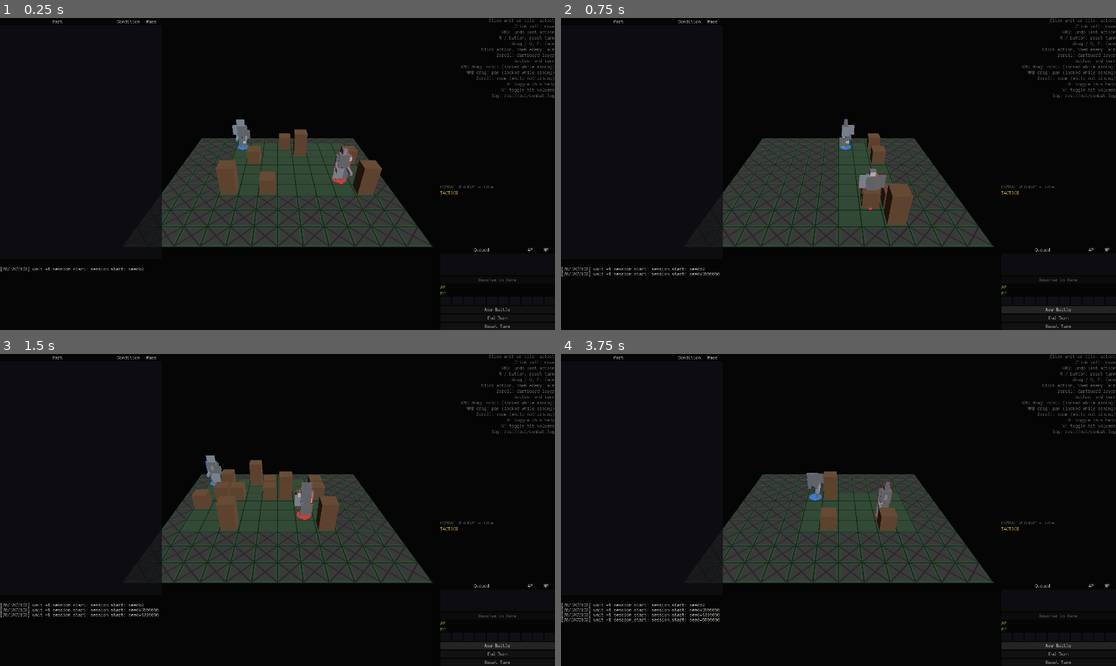
Above: before the commit, frames 1-4 (two rows, left to right).
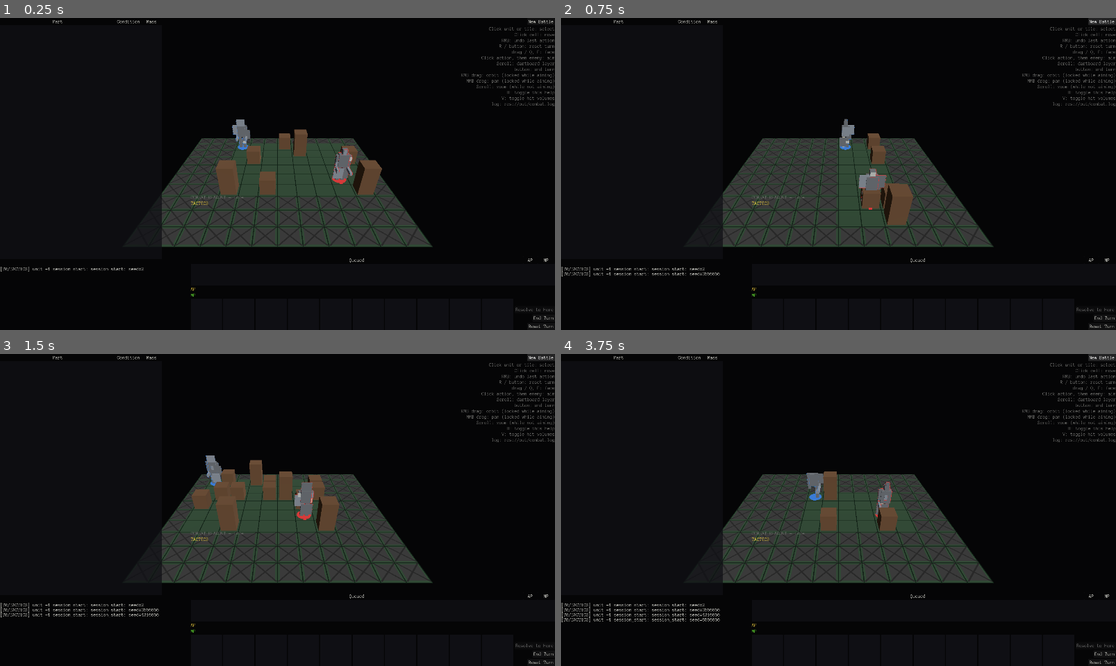
Above: after the commit, the same moments.

Repository: NotUserFriendly/HulkBreakers
Game: Godot game, scene res://src/view/battle_scene.tscn
Same seed, same stepped clock (60 frames per second), same inputs: the game is played once before the commit and once after it.
Inputs:
- Up to frame 1 (0.25 s): no input
- Up to frame 2 (0.75 s): click "New Battle" at 0.5 s
- Up to frame 3 (1.5 s): click "New Battle" at 1.25 s
- Up to frame 4 (3.75 s): click "End Turn" at 2 s; click "End Turn" at 2.75 s; click "New Battle" at 3.5 s

The runs differ from the first frame. In frame 1, 1.3% of the frame differs, in the area x 34-100%, y 0-100%; in frame 2, 1.5%; in frame 3, 1.5%; in frame 4, 1.5%.

Commit message:
Taskblock 08 Pass E: action bar and turn-control layout
Layout only (E4) — no change to what any button or slot does.

- E1: action bar on the LEFT, turn-control stack (Resolve to Here / End
  Turn / Reset Turn) to its RIGHT — one HBoxContainer (action_and_turn_row)
  replacing the single vertical stack they used to share. ActionBar.
  BOX_SIZE is now 108x108 (3x the old 36-tall box, square). AP/MP pip rows
  sit directly above the action row, both inside the one left column
  (action_column).
- E2: the turn buttons no longer stretch to match the wide queue tree/
  readout labels above them — SIZE_SHRINK_END sizes each to its own text.
- E3: New Battle is a debug tool, not a turn control — moved out of the
  turn stack into a new top-right column, above the H-help legend
  (ControlBindings' own "Click action, then enemy: aim" / "locked while
  aiming" rows updated to match Pass A/B3 while touching that file).

action_column/turn_controls_column/new_battle_button exposed on
BattleScene so the layout invariants (New Battle absent from the turn
column, the action row is action_column's last child, buttons sized to
text) are headless-testable rather than only checkable by screenshot.

Diff:
--- a/src/view/action_bar.gd
+++ b/src/view/action_bar.gd
@@ -17,7 +17,10 @@
 ## `aim_changed` (arm/disarm/enter-aim/cancel-aim all emit it).
 
 const SLOT_COUNT := 10
-const BOX_SIZE := Vector2(36, 28)
+## taskblock-08 E1: "3x its current size. Slots are square." The old box
+## was 36x28 (non-square); 3x the larger dimension gives a clean square,
+## not 3x each axis independently (which would have stayed non-square).
+const BOX_SIZE := Vector2(108, 108)
 
 var tactics: TacticsController
 var tooltip_view: TooltipView
--- a/src/view/battle_scene.gd
+++ b/src/view/battle_scene.gd
@@ -33,6 +33,16 @@
 var action_bar: ActionBar
 var ap_mp_pip_row: ApMpPipRow
 var controls_overlay: ControlsOverlay
+## taskblock-08 E1: the left column pairing the AP/MP pip rows above the
+## action bar — exposed so a test can confirm that ordering structurally,
+## the same way `action_bar`/`ap_mp_pip_row` are already exposed for their
+## own logic-level tests.
+var action_column: VBoxContainer
+## taskblock-08 E1/E3: the Resolve to Here / End Turn / Reset Turn column,
+## to the action bar's right — exposed so a test can confirm New Battle
+## (E3: "not a turn control") is never among its children.
+var turn_controls_column: VBoxContainer
+var new_battle_button: Button
 var log_sink: UISink
 ## docs/09 taskblock03 Pass B: "one stream, many sinks — never two
 ## streams." The on-screen log (`log_sink`) and this file are fed the same
@@ -198,12 +208,26 @@
 
 	# docs/10 taskblock03 J: "corner-anchored," now specifically top-right
 	# (runNotes.md moved it off the turn-controls corner).
+	# taskblock-08 E3: "New Battle is a debug tool — split it out... place it
+	# above the controls list." One top-right-anchored column: the debug
+	# button first, the H-help legend directly under it.
+	var top_right := VBoxContainer.new()
+	top_right.set_anchors_preset(Control.PRESET_TOP_RIGHT)
+	top_right.grow_horizontal = Control.GROW_DIRECTION_BEGIN
+	top_right.alignment = BoxContainer.ALIGNMENT_BEGIN
+	top_right.mouse_filter = Control.MOUSE_FILTER_IGNORE
+	right_half.add_child(top_right)
+
+	new_battle_button = Button.new()
+	new_battle_button.text = "New Battle"
+	new_battle_button.size_flags_horizontal = Control.SIZE_SHRINK_END
+	new_battle_button.pressed.connect(_on_new_battle_pressed)
+	top_right.add_child(new_battle_button)
+
 	var controls_label := Label.new()
-	controls_label.set_anchors_preset(Control.PRESET_TOP_RIGHT)
-	controls_label.grow_horizontal = Control.GROW_DIRECTION_BEGIN
 	controls_label.horizontal_alignment = HORIZONTAL_ALIGNMENT_RIGHT
 	controls_label.mouse_filter = Control.MOUSE_FILTER_IGNORE
-	right_half.add_child(controls_label)
+	top_right.add_child(controls_label)
 
 	# runNotes.md: "put the turn controls in the bottom right, stacked,
 	# with... [the readout cluster] above the turn controls." One
@@ -251,13 +275,24 @@
 	# docs/10 taskblock06 G2: "an in-turn, ordered list of the selected
 	# unit's queued actions" — click a row to set the stop marker, then
 	# "Resolve to Here" resolves the queue's prefix through it for real.
+	# taskblock-08 E1: the button itself now lives in the turn-control
+	# column below, alongside End Turn/Reset Turn — only the tree (a
+	# readout, not a turn control) stays up here with the rest of the
+	# readout cluster.
 	var queue_tree := Tree.new()
 	queue_tree.custom_minimum_size = Vector2(320, 100)
 	bottom_right.add_child(queue_tree)
-	var resolve_to_here_button := Button.new()
-	resolve_to_here_button.text = "Resolve to Here"
-	resolve_to_here_button.disabled = true
-	bottom_right.add_child(resolve_to_here_button)
+
+	# taskblock-08 E1: "action bar on the LEFT... the turn-control stack
+	# sits to its RIGHT" — one row, two columns, replacing the single
+	# vertical stack pips/action-bar/buttons used to share.
+	var action_and_turn_row := HBoxContainer.new()
+	action_and_turn_row.mouse_filter = Control.MOUSE_FILTER_IGNORE
+	bottom_right.add_child(action_and_turn_row)
+
+	action_column = VBoxContainer.new()
+	action_column.mouse_filter = Control.MOUSE_FILTER_IGNORE
+	action_and_turn_row.add_child(action_column)
 
 	# taskblock-07 Pass G: "above the action bar: pips, not numbers." A
 	# label prefix on each row (docs/08: terminal UI is text-first) is what
@@ -265,7 +300,7 @@
 	# space — "a unit with 0 shows an empty row, not a missing one."
 	var pip_rows := VBoxContainer.new()
 	pip_rows.mouse_filter = Control.MOUSE_FILTER_IGNORE
-	bottom_right.add_child(pip_rows)
+	action_column.add_child(pip_rows)
 
 	var ap_row := HBoxContainer.new()
 	ap_row.mouse_filter = Control.MOUSE_FILTER_IGNORE
@@ -291,26 +326,38 @@
 	var mp_pip_container := HBoxContainer.new()
 	mp_row.add_child(mp_pip_container)
 
-	# taskblock-07 Pass E1: "a row of 10 boxes along the bottom, merged with
-	# the turn controls" — sits directly above New Battle/End Turn/Reset
-	# Turn, in the same bottom_right stack.
+	# taskblock-08 E1: "action bar 3x its current size" — ActionBar.BOX_SIZE
+	# itself carries the actual number; this row just sits directly under
+	# the pips, both inside `action_column`.
 	var action_row := HBoxContainer.new()
 	action_row.mouse_filter = Control.MOUSE_FILTER_IGNORE
-	bottom_right.add_child(action_row)
-
-	var new_battle_button := Button.new()
-	new_battle_button.text = "New Battle"
-	new_battle_button.pressed.connect(_on_new_battle_pressed)
-	bottom_right.add_child(new_battle_button)
+	action_column.add_child(action_row)
+
+	# taskblock-08 E1/E2: the turn-control stack proper — Resolve to Here /
+	# End Turn / Reset Turn, sized to their own text (E2), nothing else in
+	# this column to stretch them wider.
+	turn_controls_column = VBoxContainer.new()
+	turn_controls_column.mouse_filter = Control.MOUSE_FILTER_IGNORE
+	turn_controls_column.alignment = BoxContainer.ALIGNMENT_END
+	turn_controls_column.size_flags_vertical = Control.SIZE_EXPAND_FILL
+	action_and_turn_row.add_child(turn_controls_column)
+
+	var resolve_to_here_button := Button.new()
+	resolve_to_here_button.text = "Resolve to Here"
+	resolve_to_here_button.disabled = true
+	resolve_to_here_button.size_flags_horizontal = Control.SIZE_SHRINK_END
+	turn_controls_column.add_child(resolve_to_here_button)
 	var end_turn_button := Button.new()
 	end_turn_button.text = "End Turn"
+	end_turn_button.size_flags_horizontal = Control.SIZE_SHRINK_END
 	end_turn_button.pressed.connect(_on_end_turn_pressed)
-	bottom_right.add_child(end_turn_button)
+	turn_controls_column.add_child(end_turn_button)
 	# docs/10 taskblock03 D4: "a single Reset Turn control (button + R)."
 	var reset_turn_button := Button.new()
 	reset_turn_button.text = "Reset Turn"
+	reset_turn_button.size_flags_horizontal = Control.SIZE_SHRINK_END
 	reset_turn_button.pressed.connect(_on_reset_turn_pressed)
-	bottom_right.add_child(reset_turn_button)
+	turn_controls_column.add_child(reset_turn_button)
 
 	aim_view = AimView.new()
 	add_child(aim_view)
--- /dev/null
+++ b/test/unit/view/test_action_bar.gd
@@ -0,0 +1,49 @@
+extends GutTest
+
+## taskblock-08 E1/TESTS: "the action bar has 10 square slots." Pips,
+## action provisioning, and enable/disable logic are already covered
+## (test_action_catalog.gd, test_tactics_controller_arm.gd) — this is
+## layout only (E4).
+
+
+func _make_unit(cell: Vector2i, squad: int = 0) -> Unit:
+	var root := Part.new()
+	root.id = &"root"
+	root.hp = 5
+	root.max_hp = 5
+	return Unit.new(Matrix.new(), Shell.new(root), cell, squad)
+
+
+func test_slot_count_is_ten() -> void:
+	assert_eq(ActionBar.SLOT_COUNT, 10)
+
+
+func test_box_size_is_square() -> void:
+	assert_eq(ActionBar.BOX_SIZE.x, ActionBar.BOX_SIZE.y)
+
+
+func test_setup_builds_ten_square_panels() -> void:
+	var state := CombatState.new(Grid.new(10, 10), [_make_unit(Vector2i(0, 0))])
+	var controller := TacticsController.new()
+	var board_view := BoardView.new()
+	var camera_rig := CameraRig.new()
+	var tooltip_view := TooltipView.new()
+	var container := HBoxContainer.new()
+	add_child_autofree(board_view)
+	add_child_autofree(camera_rig)
+	add_child_autofree(controller)
+	add_child_autofree(tooltip_view)
+	add_child_autofree(container)
+	controller.setup(state, board_view, camera_rig)
+
+	var bar := ActionBar.new()
+	add_child_autofree(bar)
+	bar.setup(controller, container, tooltip_view)
+
+	assert_eq(container.get_child_count(), ActionBar.SLOT_COUNT)
+	for i in range(ActionBar.SLOT_COUNT):
+		var panel: PanelContainer = container.get_child(i)
+		assert_eq(panel.custom_minimum_size, ActionBar.BOX_SIZE)
+		assert_eq(
+			panel.custom_minimum_size.x, panel.custom_minimum_size.y, "slot %d must be square" % i
+		)
--- a/test/unit/view/test_battle_scene.gd
+++ b/test/unit/view/test_battle_scene.gd
@@ -184,3 +184,43 @@
 		assert_eq(
 			mesh_instance.transform, expected[i].transform.translated_local(expected[i].box.center)
 		)
+
+
+## taskblock-08 E1/TESTS: "New Battle is not among the turn controls" —
+## E3's whole point, checked directly against the real built scene rather
+## than just trusting the layout code reads that way.
+func test_new_battle_is_not_among_the_turn_controls() -> void:
+	var scene := BattleScene.new()
+	add_child_autofree(scene)
+
+	for child: Node in scene.turn_controls_column.get_children():
+		if child is Button:
+			assert_ne((child as Button).text, "New Battle")
+	assert_not_null(scene.new_battle_button, "it must still exist somewhere — just not there")
+
+
+## taskblock-08 E1: "action bar on the LEFT... AP and MP pips render on
+## TOP of the action bar" — the pip rows sit above the action bar's own
+## row, both inside the one left-hand column, never mixed into the
+## turn-control column.
+func test_the_action_bars_own_row_is_the_last_child_of_the_action_column() -> void:
+	var scene := BattleScene.new()
+	add_child_autofree(scene)
+
+	assert_eq(scene.action_column.get_child_count(), 2, "pips above, the action row below")
+	var last: Node = scene.action_column.get_child(scene.action_column.get_child_count() - 1)
+	assert_eq(
+		(last as Container).get_child_count(),
+		ActionBar.SLOT_COUNT,
+		"the LAST child must be the 10-box action row, the pips sit above it"
+	)
+
+
+func test_the_turn_control_buttons_are_sized_to_their_own_text_not_stretched() -> void:
+	var scene := BattleScene.new()
+	add_child_autofree(scene)
+
+	for child: Node in scene.turn_controls_column.get_children():
+		var button := child as Button
+		assert_not_null(button)
+		assert_eq(button.size_flags_horizontal, Control.SIZE_SHRINK_END)
Not shown, added: test/unit/view/test_action_bar.gd.uid
